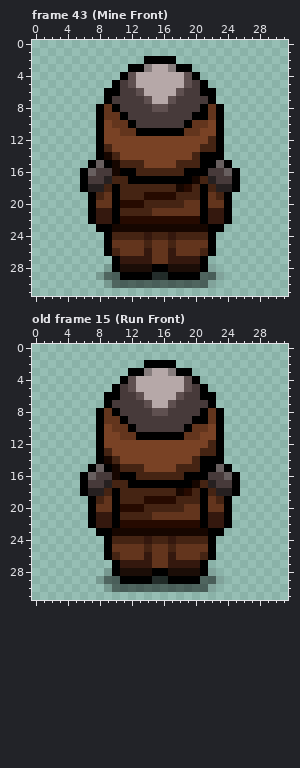
Pixel-art file, stored at Autres/Projet ZeldaLike/illu/MainCharacter.aseprite. This is how it looked before the edit.
32x32 pixels, 45 frames. Colours within 5 levels of each other are drawn and written as one. Shown: frame 43 (Mine Front), old frame 15 (Run Front). The commit also changed other frames, which this record leaves out.
The same view after the edit:
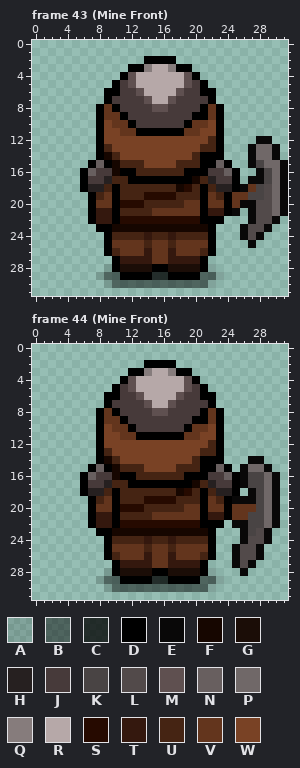
Palette (. is transparent): A #00000024  B #00000078  C #000000c2  D #000000  E #090808  F #160600  G #1b0d07  H #262020  J #473a3a  K #494444  L #524a4a  M #5f5050  N #685f5f  P #706868  Q #867c7c  R #b6a8a8  S #260a00  T #34180e  U #452413  V #63351d  W #794225
A new or re-ordered frame is compared with the old frame closest to it.
Edits made:
frames 45 -> 49
Frame 43 (Mine Front):
y 12: x 28..29 .. -> EE
y 13..14: x 27..30 .... -> EPPE
y 15: x 27..31 ..... -> EKPPE
y 16: x 28..31 .... -> EKPE
y 17: x 27..31 ..... -> EEKPE
y 18: x 26..31 ...... -> EVKLPE
y 19: x 25..31 ....... -> VVKKLPE
y 20: x 25..31 ....... -> VEELLPE
y 21: x 25 . -> E; x 27..31 ..... -> ELLPE
y 22: x 22..24 TTD -> DD.; x 27..30 .... -> ELLE
y 23: x 23 D -> .; x 26..29 .... -> ELLE
y 24: x 26..28 ... -> ELE
y 25: x 27 . -> E
Frame 44 (Mine Front) is new; against old frame 15 (Run Front):
y 14: x 27..28 .. -> EE
y 15: x 26..29 .... -> EPPE
y 16..17: x 26..30 ..... -> EKKPE
y 18: x 27..30 .... -> EKPE
y 19: x 25..30 ...... -> EEEKPE
y 20: x 25..30 ...... -> VVVKPE
y 21: x 25..30 ...... -> VVKKPE
y 22: x 22..30 TTD...... -> DD.EEKKPE
y 23: x 23 D -> .; x 26..29 .... -> EKLE
y 24: x 26..29 .... -> ELLE
y 25..26: x 25..28 .... -> ELLE
y 27: x 25..27 ... -> ELE
y 28: x 26 . -> E
Pixel boxes of the changes (left, top, right, bottom) in both pictures:
changed: (208, 136, 288, 248)
changed: (208, 456, 280, 576)
